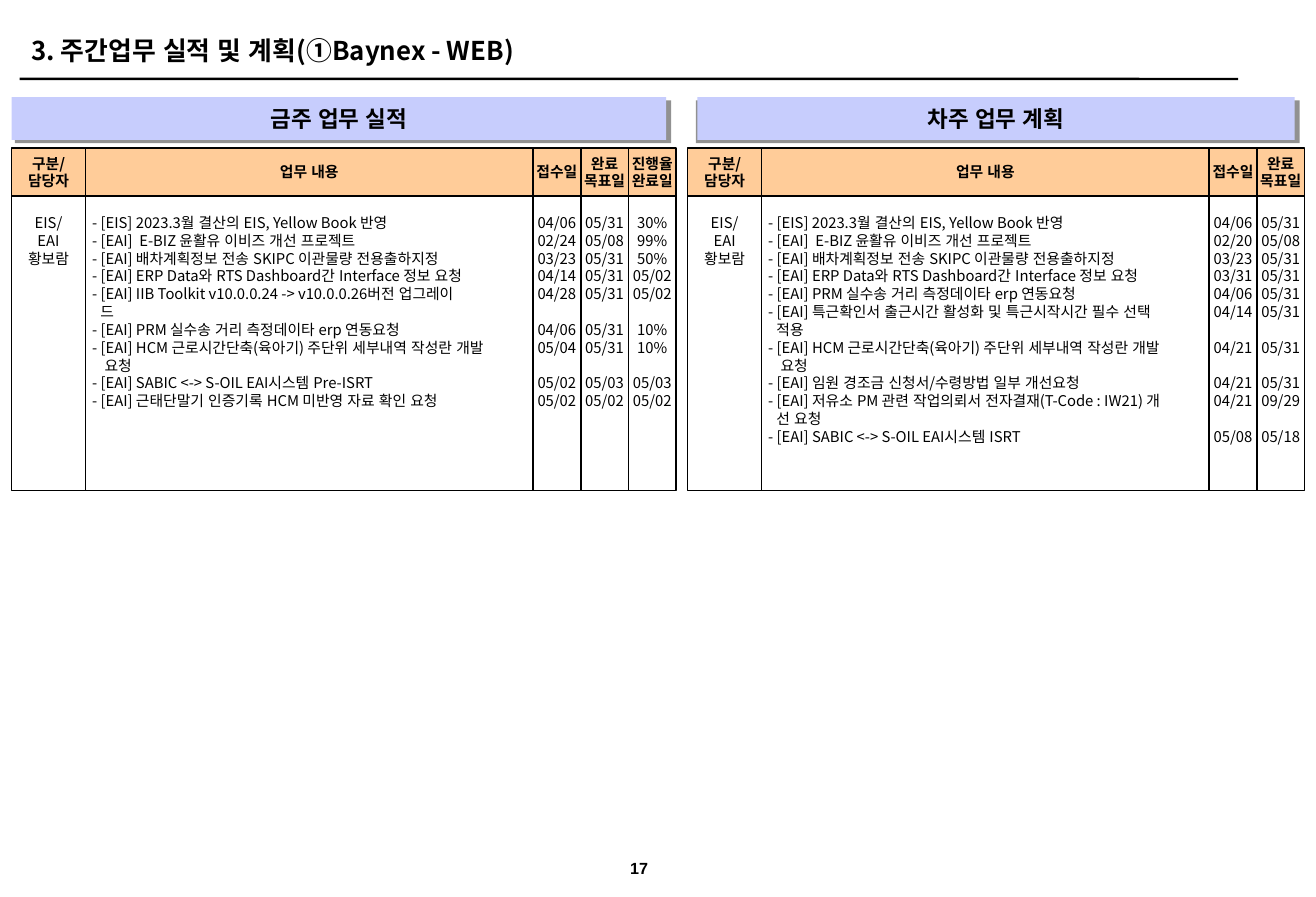
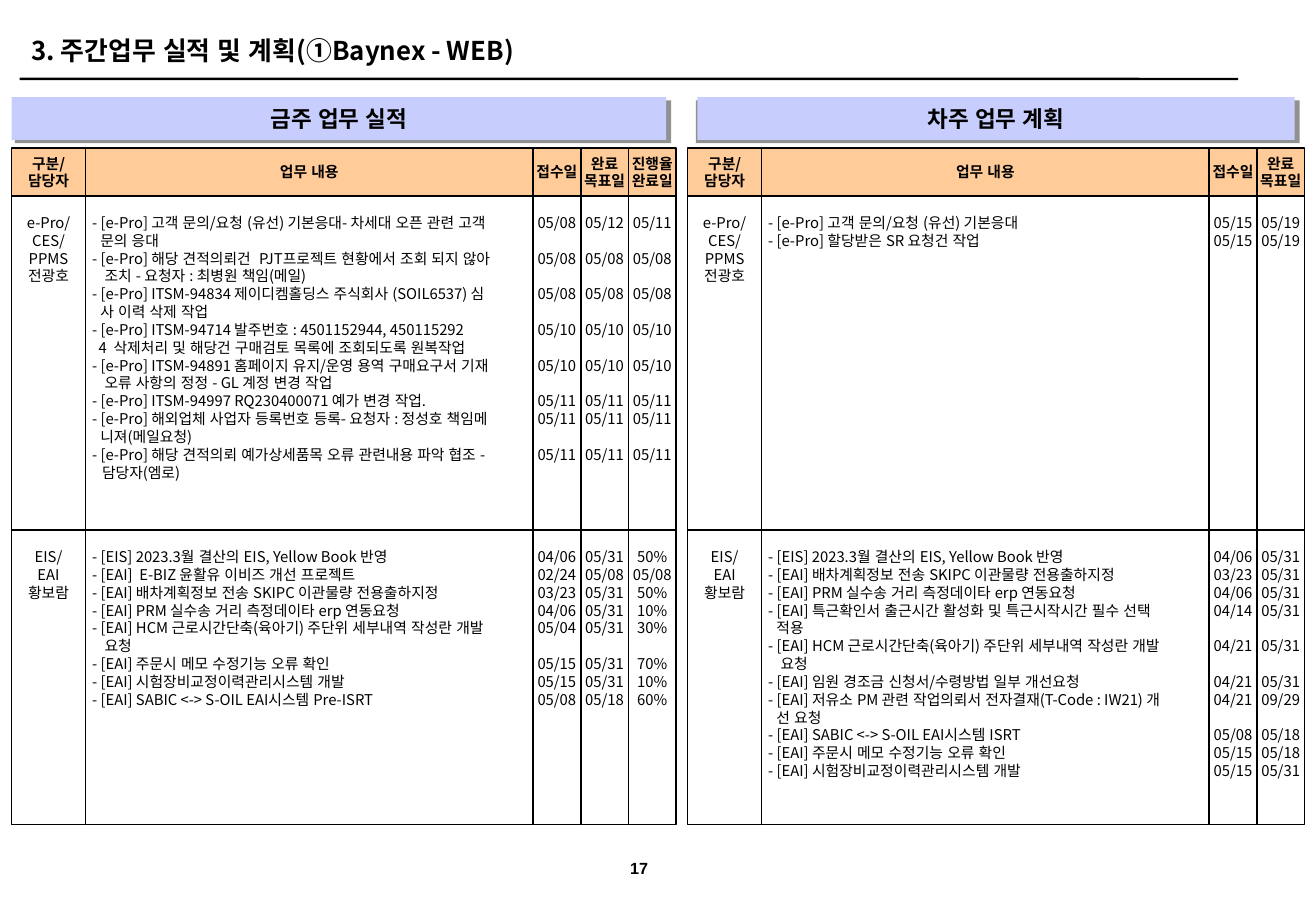
Before and after one commit to HywuLeeJiEun/RMS, a slide deck: slide 17 of src/main/webapp/WEB-INF/Files/2023-05/5월3주차_주간보고_AMS.pptx. Drawn at 1316x897 pixels with LibreOffice and Linux fonts; fonts in the diff are those of the drawing; background and template pictures are left out. Boxes give left, top, right and bottom in pixels: in the first picture for what was removed or moved away, otherwise in the second. Text is boxed around its words. In the diff, an @@ line names an element or a change of style, - is before the commit and + after.

Commit message:
[2023-06-13] RMS select box '업무선택' 제한 및 '제출'시 데이터 변경

```diff
--- a/src/main/webapp/WEB-INF/Files/2023-05/5월3주차_주간보고_AMS.pptx
+++ b/src/main/webapp/WEB-INF/Files/2023-05/5월3주차_주간보고_AMS.pptx
@@ rectangle added at bbox=[12, 195, 85, 529], outline #000000 1 pt, 9 pt, text #000000 @@
+e-Pro/
+CES/
+PPMS
+전광호
@@ rectangle: place and size @@
-rectangle at bbox=[85, 195, 533, 490]
+rectangle at bbox=[85, 195, 533, 529]
@@ rectangle added at bbox=[533, 195, 580, 529], outline #000000 1 pt, 9 pt, text #000000 @@
+05/08
+05/08
+05/08
+05/10
+05/10
+05/11
+05/11
+05/11
@@ rectangle "05/12 05/08 05/08 05/10 05/10 ...": place and size @@
-rectangle "05/12 05/08 05/08 05/10 05/10 ..." at bbox=[580, 195, 628, 490]
+rectangle "05/12 05/08 05/08 05/10 05/10 ..." at bbox=[580, 195, 628, 529]
@@ rectangle "05/11 05/08 05/08 05/10 05/10 ...": place and size @@
-rectangle "05/11 05/08 05/08 05/10 05/10 ..." at bbox=[629, 195, 676, 490]
+rectangle "05/11 05/08 05/08 05/10 05/10 ..." at bbox=[629, 195, 676, 529]
@@ rectangle added at bbox=[688, 195, 762, 529], outline #000000 1 pt, 9 pt, text #000000 @@
+e-Pro/
+CES/
+PPMS
+전광호
@@ rectangle: place and size @@
-rectangle at bbox=[762, 195, 1209, 490]
+rectangle at bbox=[762, 195, 1209, 529]
@@ rectangle added at bbox=[1209, 195, 1257, 529], outline #000000 1 pt, 9 pt, text #000000 @@
+05/15
+05/15
@@ rectangle added at bbox=[1257, 195, 1304, 529], outline #000000 1 pt, 9 pt, text #000000 @@
+05/19
+05/19
@@ text added at bbox=[99, 215, 490, 481], 9 pt, text #000000 @@
+- [e-Pro] 고객 문의/요청 (유선) 기본응대- 차세대 오픈 관련 고객
+문의 응대
+- [e-Pro] 해당 견적의뢰건 PJT프로젝트 현황에서 조회 되지 않아
+조치 - 요청자 : 최병원 책임(메일)
+- [e-Pro] ITSM-94834 제이디켐홀딩스 주식회사 (SOIL6537) 심
+사 이력 삭제 작업
+- [e-Pro] ITSM-94714 발주번호 : 4501152944, 450115292
+4 삭제처리 및 해당건 구매검토 목록에 조회되도록 원복작업
+- [e-Pro] ITSM-94891 홈페이지 유지/운영 용역 구매요구서 기재
+오류 사항의 정정 - GL 계정 변경 작업
+- [e-Pro] ITSM-94997 RQ230400071 예가 변경 작업.
+- [e-Pro] 해외업체 사업자 등록번호 등록- 요청자 : 정성호 책임메
+니져(메일요청)
+- [e-Pro] 해당 견적의뢰 예가상세품목 오류 관련내용 파악 협조 -
+담당자(엠로)
@@ text in rectangle at bbox=[585, 216, 624, 463]: text changed @@
-05/31
-05/08
-05/31
-05/31
-05/31
-05/31
-05/31
-05/03
-05/02
+05/12
+05/08
+05/08
+05/10
+05/10
+05/11
+05/11
+05/11
@@ text in rectangle at bbox=[633, 216, 672, 463]: text changed @@
-30%
-99%
-50%
-05/02
-05/02
-10%
-10%
-05/03
-05/02
+05/11
+05/08
+05/08
+05/10
+05/10
+05/11
+05/11
+05/11
@@ text added at bbox=[777, 215, 1018, 249], 9 pt, text #000000 @@
+- [e-Pro] 고객 문의/요청 (유선) 기본응대
+- [e-Pro] 할당받은 SR 요청건 작업
@@ rectangle added at bbox=[85, 529, 533, 824], outline #000000 1 pt @@
@@ 4 rectangles: place and size @@
-4 rectangles at bbox=[12, 195, 1257, 490]
+4 rectangles at bbox=[12, 529, 1257, 824]
@@ rectangle "05/31 05/08 05/31 05/31 05/31 ...": place and size @@
-rectangle "05/31 05/08 05/31 05/31 05/31 ..." at bbox=[1257, 195, 1304, 490]
+rectangle "05/31 05/08 05/31 05/31 05/31 ..." at bbox=[580, 529, 628, 824]
@@ rectangle added at bbox=[629, 529, 676, 824], outline #000000 1 pt, 9 pt, text #000000 @@
+50%
+05/08
+50%
+10%
+30%
+70%
+10%
+60%
@@ rectangle added at bbox=[762, 529, 1209, 824], outline #000000 1 pt @@
@@ rectangle added at bbox=[1257, 529, 1304, 824], outline #000000 1 pt, 9 pt, text #000000 @@
+05/31
+05/31
+05/31
+05/31
+05/31
+05/31
+09/29
+05/18
+05/18
+05/31
@@ text at bbox=[101, 549, 483, 708]: text changed @@
-- [EIS] 2023.3월 결산의 EIS, Yellow Book 반영
-- [EAI] E-BIZ 윤활유 이비즈 개선 프로젝트
-- [EAI] 배차계획정보 전송 SKIPC 이관물량 전용출하지정
-- [EAI] ERP Data와 RTS Dashboard간 Interface 정보 요청
-- [EAI] IIB Toolkit v10.0.0.24 -> v10.0.0.26버전 업그레이
-드
-- [EAI] PRM 실수송 거리 측정데이타 erp 연동요청
-- [EAI] HCM 근로시간단축(육아기) 주단위 세부내역 작성란 개발
-요청
-- [EAI] SABIC <-> S-OIL EAI시스템 Pre-ISRT
-- [EAI] 근태단말기 인증기록 HCM 미반영 자료 확인 요청
+- [EIS] 2023.3월 결산의 EIS, Yellow Book 반영
+- [EAI] E-BIZ 윤활유 이비즈 개선 프로젝트
+- [EAI] 배차계획정보 전송 SKIPC 이관물량 전용출하지정
+- [EAI] PRM 실수송 거리 측정데이타 erp 연동요청
+- [EAI] HCM 근로시간단축(육아기) 주단위 세부내역 작성란 개발
+요청
+- [EAI] 주문시 메모 수정기능 오류 확인
+- [EAI] 시험장비교정이력관리시스템 개발
+- [EAI] SABIC <-> S-OIL EAI시스템 Pre-ISRT
@@ text in rectangle at bbox=[538, 550, 577, 708]: text changed @@
-04/06
-02/24
-03/23
-04/14
-04/28
-04/06
-05/04
-05/02
-05/02
+04/06
+02/24
+03/23
+04/06
+05/04
+05/15
+05/15
+05/08
@@ text in rectangle at bbox=[585, 550, 624, 708]: text changed @@
-05/31
-05/08
-05/31
-05/31
-05/31
-05/31
-05/31
-05/31
-09/29
-05/18
+05/31
+05/08
+05/31
+05/31
+05/31
+05/31
+05/31
+05/18
@@ text at bbox=[776, 549, 1160, 779]: text changed @@
-- [EIS] 2023.3월 결산의 EIS, Yellow Book 반영
-- [EAI] E-BIZ 윤활유 이비즈 개선 프로젝트
-- [EAI] 배차계획정보 전송 SKIPC 이관물량 전용출하지정
-- [EAI] ERP Data와 RTS Dashboard간 Interface 정보 요청
-- [EAI] PRM 실수송 거리 측정데이타 erp 연동요청
-- [EAI] 특근확인서 출근시간 활성화 및 특근시작시간 필수 선택
-적용
-- [EAI] HCM 근로시간단축(육아기) 주단위 세부내역 작성란 개발
-요청
-- [EAI] 임원 경조금 신청서/수령방법 일부 개선요청
-- [EAI] 저유소 PM 관련 작업의뢰서 전자결재(T-Code : IW21) 개
-선 요청
-- [EAI] SABIC <-> S-OIL EAI시스템 ISRT
+- [EIS] 2023.3월 결산의 EIS, Yellow Book 반영
+- [EAI] 배차계획정보 전송 SKIPC 이관물량 전용출하지정
+- [EAI] PRM 실수송 거리 측정데이타 erp 연동요청
+- [EAI] 특근확인서 출근시간 활성화 및 특근시작시간 필수 선택
+적용
+- [EAI] HCM 근로시간단축(육아기) 주단위 세부내역 작성란 개발
+요청
+- [EAI] 임원 경조금 신청서/수령방법 일부 개선요청
+- [EAI] 저유소 PM 관련 작업의뢰서 전자결재(T-Code : IW21) 개
+선 요청
+- [EAI] SABIC <-> S-OIL EAI시스템 ISRT
+- [EAI] 주문시 메모 수정기능 오류 확인
+- [EAI] 시험장비교정이력관리시스템 개발
@@ text in rectangle at bbox=[1214, 550, 1253, 779]: text changed @@
-04/06
-02/20
-03/23
-03/31
-04/06
-04/14
-04/21
-04/21
-04/21
-05/08
+04/06
+03/23
+04/06
+04/14
+04/21
+04/21
+04/21
+05/08
+05/15
+05/15
```
Also in this commit, not shown: 12 other slides changed, 26 other files.
